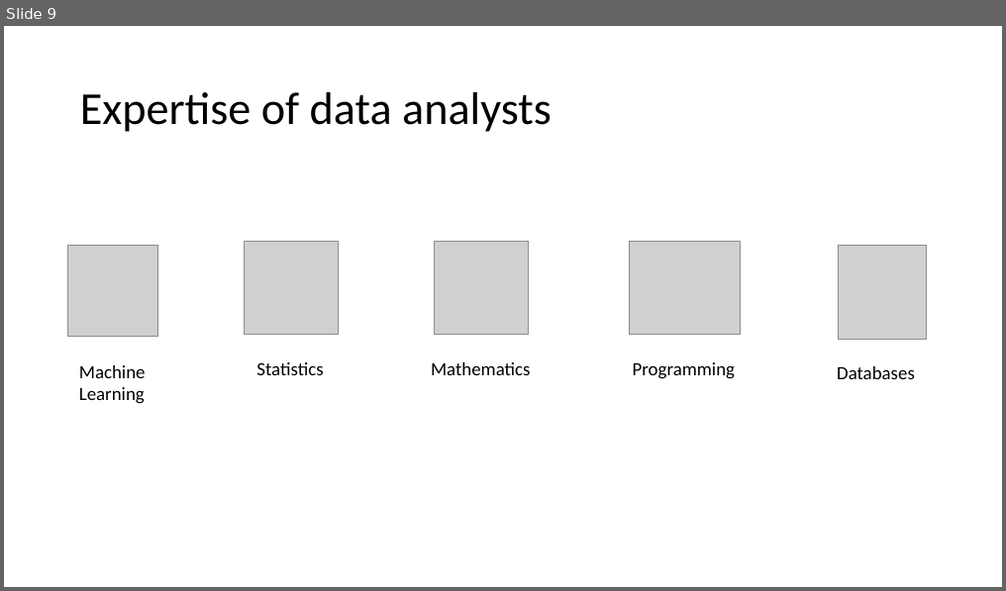
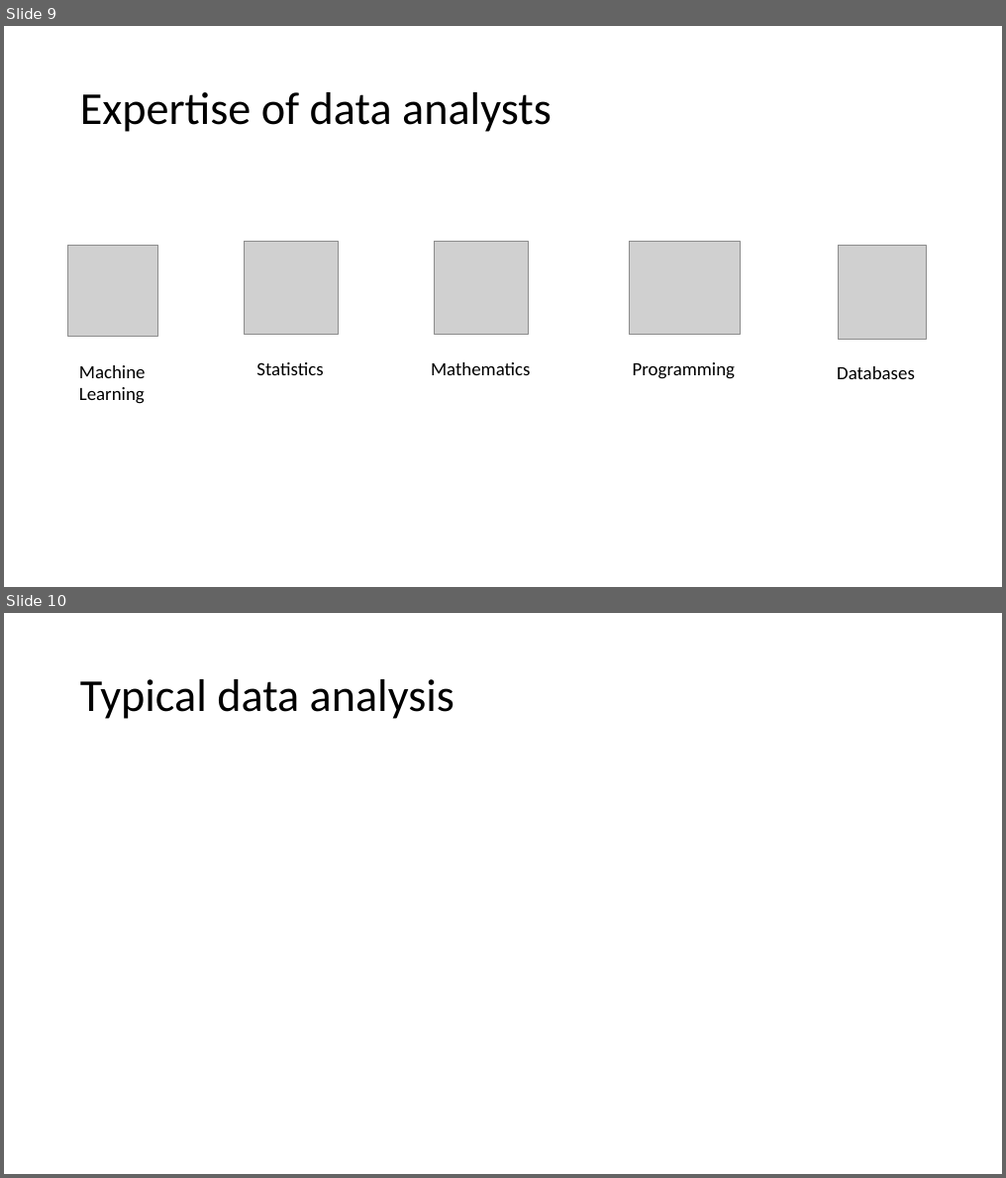
Before and after one commit to PRF-Development/DataAnalysisExtras, a slide deck: WhatIsDataAnalysis.pptx. Shown one above the other, each under a label of ours: slide 9 before the commit, slides 9 and 10 after it. The pictures are 1006x591 and 1006x1178 pixels, drawn with LibreOffice and Linux fonts; fonts in the diff are those of the drawing; grey boxes stand for pictures. Boxes give left, top, right and bottom in pixels: in the first picture for what was removed or moved away, otherwise in the second. Text is boxed around its words. In the diff, an @@ line names an element or a change of style, - is before the commit and + after.

Commit message:
added typical data analysis slide

```diff
--- a/WhatIsDataAnalysis.pptx
+++ b/WhatIsDataAnalysis.pptx
@@ slide 10 added at bbox=[4, 613, 1002, 1174], background #FFFFFF @@
@@ title added at bbox=[80, 679, 454, 719], 44 pt, text #000000 @@
+Typical data analysis
```
